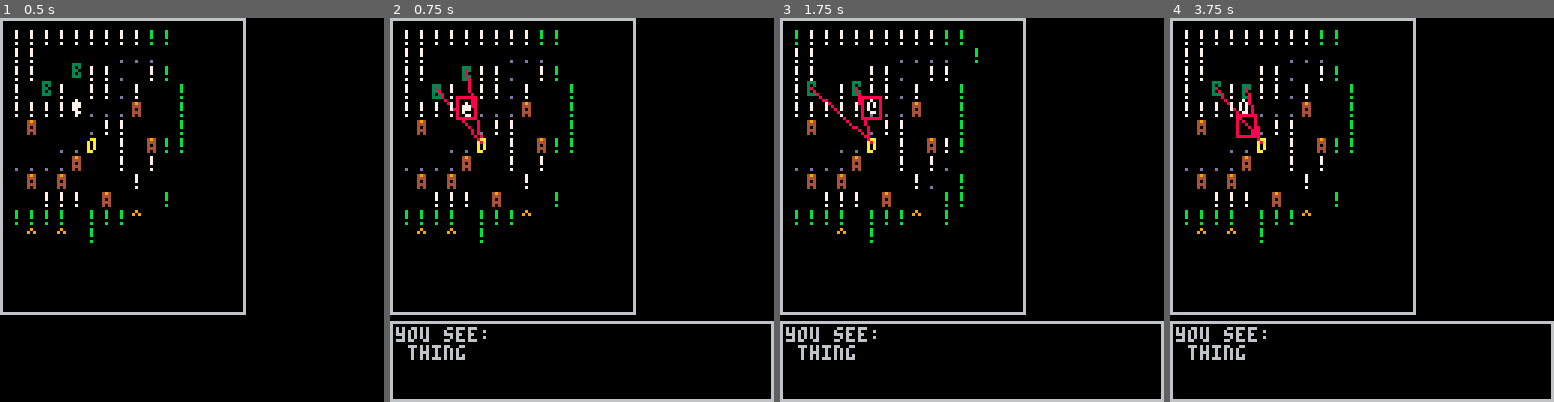
Above: before the commit, frames 1-4 (left to right).
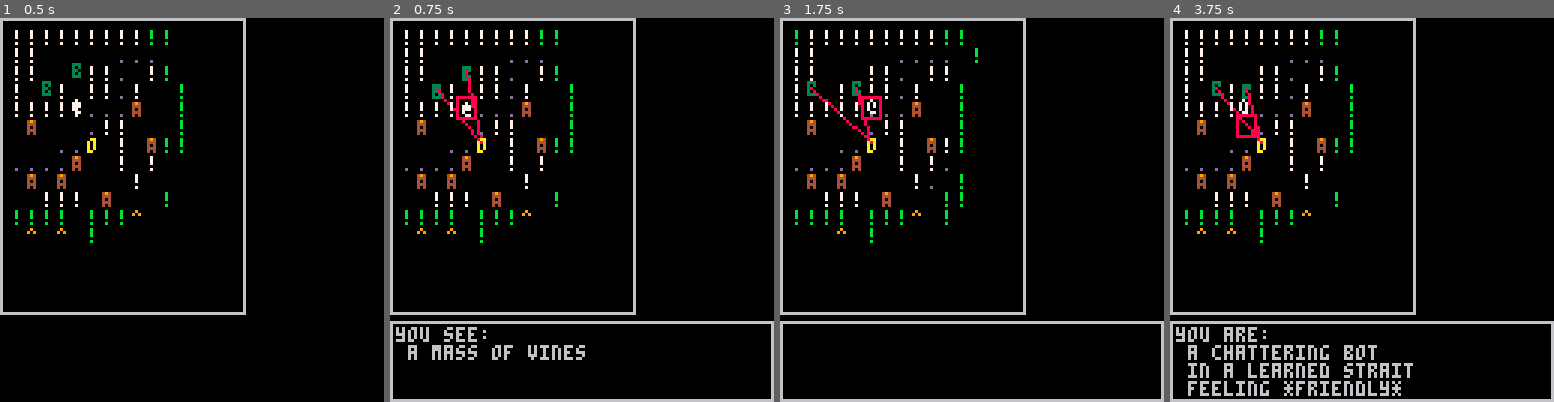
Above: after the commit, the same moments.

Repository: arnodick/castle
Game: PICO-8 cartridge castle.p8
Two runs of this game, one before a commit and one after it. Both use one fixed random seed, a clock stepped at 60 frames per second and the inputs below.
Inputs:
- Up to frame 1 (0.5 s): tap X (X key) at 0.33 s
- Up to frame 2 (0.75 s): tap O (Z key) at 0.7 s
- Up to frame 3 (1.75 s): tap X (X key) at 1.07 s; hold Right from 1.6 s (still down); tap O (Z key) at 1.7 s
- Up to frame 4 (3.75 s): tap X (X key) at 1.85, 2.97 s; release Right at 2.1 s; tap O (Z key) every 0.4 s from 2.1 to 3.7 s; hold Up 2.15-2.42 s; hold Right 2.47-3.03 s; hold Left 3.08-3.58 s; hold Down from 3.63 s (still down)

Frame 1 is identical in both runs. In frame 2, 0.7% of the frame differs, in the area x 4-51%, y 85-90%; in frame 3, 0.7%; in frame 4, 2.8%, in the area x 4-64%, y 80-99%.

Commit message:
fixed that shit

Diff:
--- a/castle.p8
+++ b/castle.p8
@@ -667,7 +667,9 @@
 	if d!=0 then
 		local dire=actoroob(a,direction(d))
 		local cell=room[a.x+dire[1]][a.y+dire[2]]
-		if cell==0 or not actortypes[cell][level+1].solid or a.t==11  then
+		if a.t==11 then
+			a.x+=dire[1] a.y+=dire[2]
+		elseif cell==0 or not actortypes[cell][level+1].solid then
 			room[a.x][a.y]=0
 			a.x+=dire[1] a.y+=dire[2]
 			room[a.x][a.y]=a.t
@@ -878,22 +880,19 @@
 --				m.control=not m.control
 --				local dire=actoroob(p,direction(btnp()))
 			local target=room[cur.x][cur.y]
-			if target!=0 then
---					if target==3 or target==7 or target==8 then
---						dodialogue(m,target)
-					--else
---				mes[1]="you see:"
---						mes[2]=" a "..objects[actortypes[target][level+1].sp]
---			if target==2 or target==9 then
-				mes[1]="you see:"
-				--mes[2]=" a "..objects[actortypes[target][level+1].sp]
-				mes[2]=" thing"
-			else
+			if target==0 then
 				local ty=actortypes[p.t][level+1]
 				mes[1]="you are:"
 				mes[2]=" a "..adjectives[ty.ad].." "..pronouns[ty.pn]..species[ty.sp]
 				mes[3]=" in a "..adjectives[rooms[level].ad].." "..places[rooms[level].pl]
 				mes[4]=" feeling *"..feelings[rltns[ty.rl].fe].."*"
+			elseif target==3 or target==7 or target==8 then
+--				dodialogue(m,target)
+				mes[1]="you see:"
+				mes[2]=" a "..species[actortypes[target][level+1].sp]
+			elseif target==2 or target==9 then
+				mes[1]="you see:"
+				mes[2]=" a "..objects[actortypes[target][level+1].sp]
 			end
 			sendtomenu(m,mes)
 			if btnp(5) then
